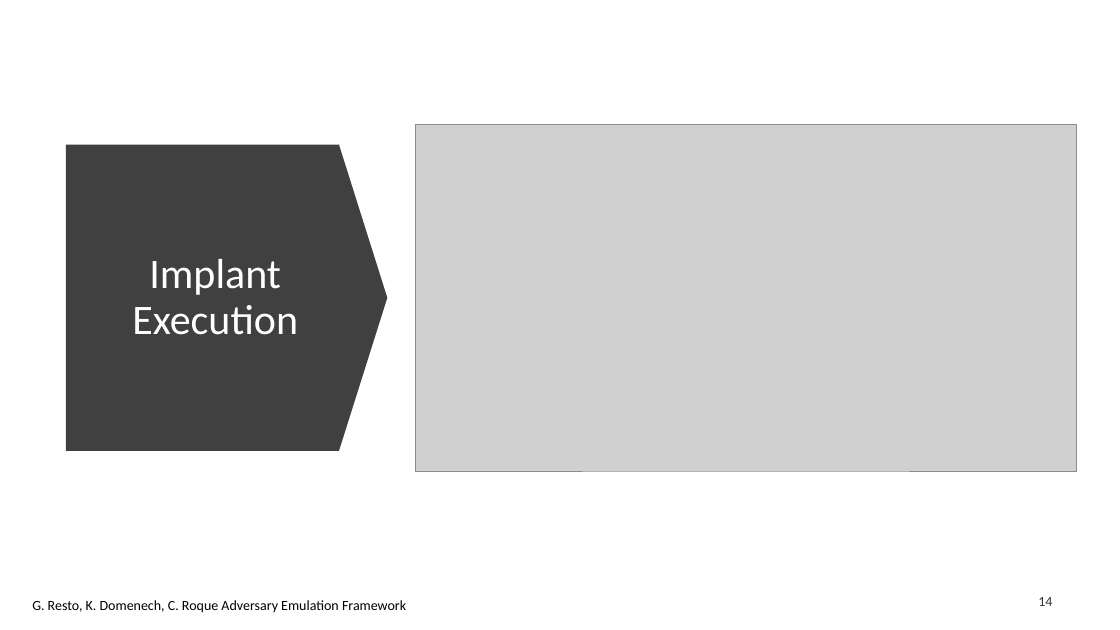
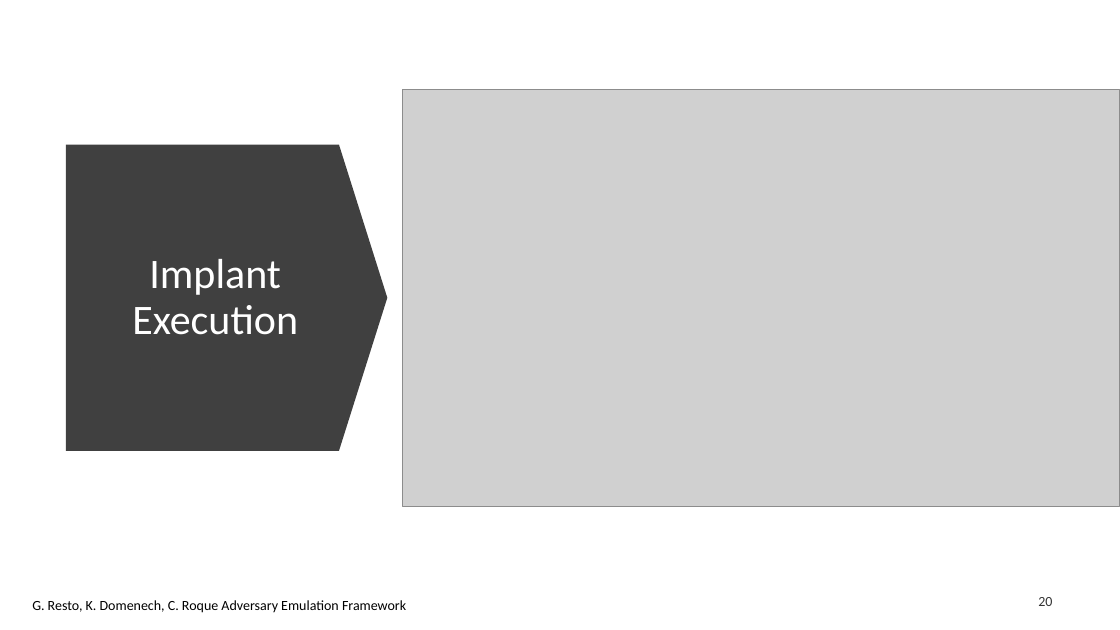
Before and after one commit to racoten/Capstone, a slide deck: slide 20 of Design/Capstone 2 Presentation.pptx (slide 14 before the commit). Drawn at 1120x630 pixels with LibreOffice and Linux fonts; fonts in the diff are those of the drawing; grey boxes stand for pictures. Boxes give left, top, right and bottom in pixels: in the first picture for what was removed or moved away, otherwise in the second. Text is boxed around its words. In the diff, an @@ line names an element or a change of style, - is before the commit and + after.

```diff
--- a/Design/Capstone 2 Presentation.pptx
+++ b/Design/Capstone 2 Presentation.pptx
@@ picture: place and size @@
-picture at [416, 124, 1076, 471]
+picture at [402, 89, 1120, 506]
@@ page number at [1038, 597, 1052, 606]: text changed @@
-14
+20
```
Also in this commit, not shown: 2 other slides changed, 7 slides added, 1 slide removed.
